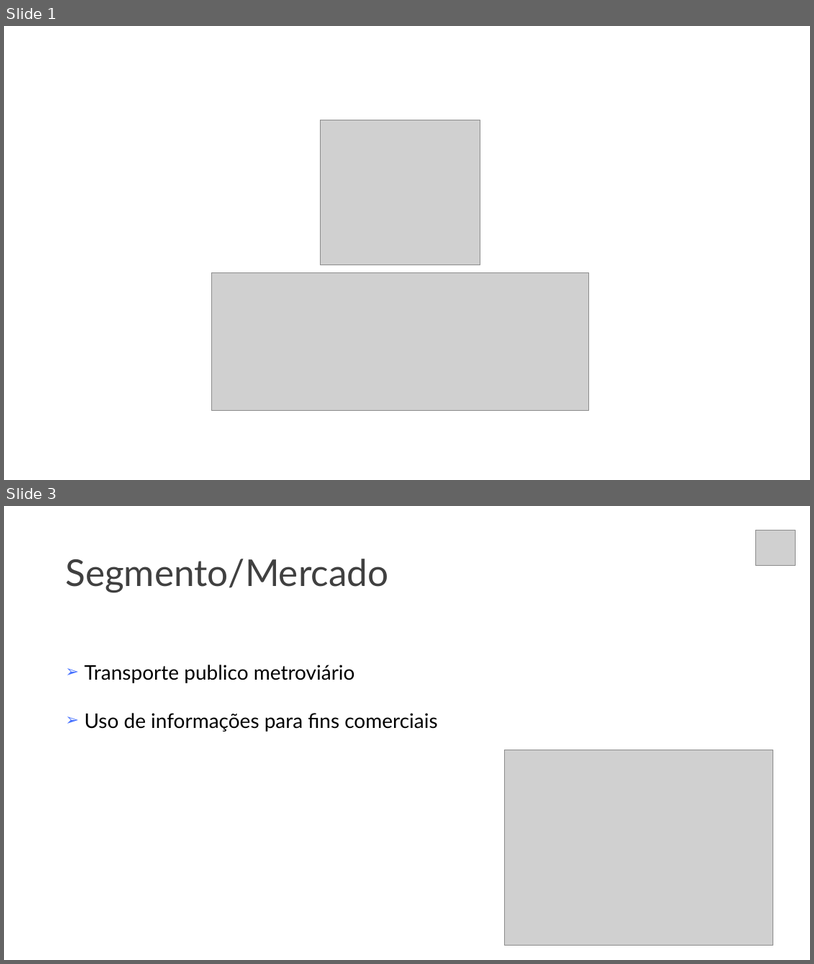
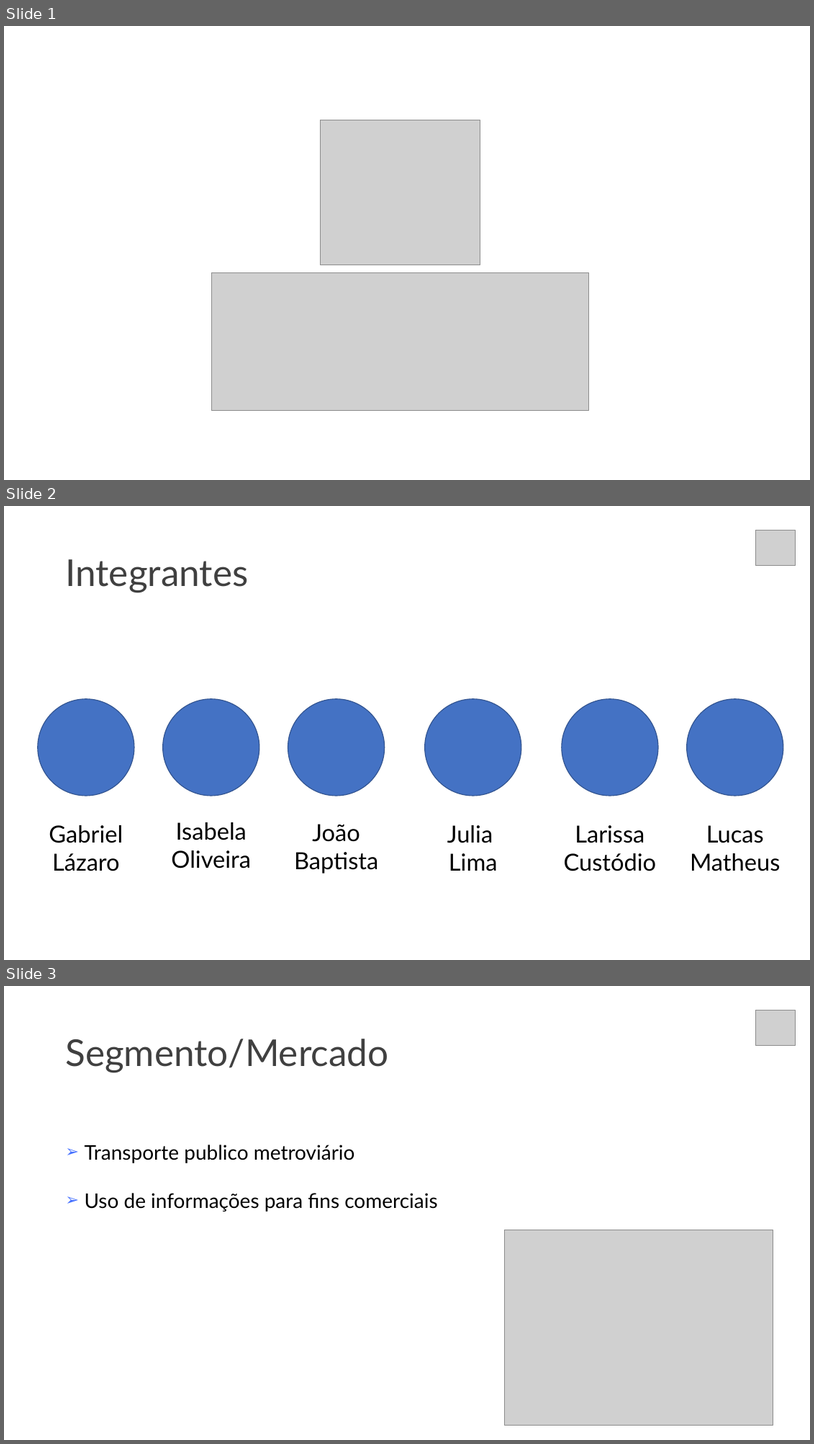
Before and after one commit to larissaSousa1998/segunda-sprint, a slide deck: Documentação/slide-synergy.pptx. Shown one above the other, each under a label of ours: slides 1 and 3 before the commit, slides 1, 2 and 3 after it; the slides between them are not shown. The pictures are 814x964 and 814x1444 pixels, drawn with LibreOffice and Linux fonts; fonts in the diff are those of the drawing; grey boxes stand for pictures. Boxes give left, top, right and bottom in pixels: in the first picture for what was removed or moved away, otherwise in the second. Text is boxed around its words. In the diff, an @@ line names an element or a change of style, - is before the commit and + after.

```diff
--- a/Documentação/slide-synergy.pptx
+++ b/Documentação/slide-synergy.pptx
@@ slide 2 added at [4, 506, 810, 960], background #FFFFFF @@
@@ picture added at [756, 530, 797, 566] @@
@@ title added at [65, 559, 248, 592], 44 pt, text #404040 @@
+Integrantes
@@ ellipse added at [38, 699, 134, 795], fill #4472C4, outline #325491 1 pt @@
@@ ellipse added at [163, 699, 260, 795], fill #4472C4, outline #325491 1 pt @@
@@ ellipse added at [288, 699, 385, 795], fill #4472C4, outline #325491 1 pt @@
@@ ellipse added at [425, 699, 522, 795], fill #4472C4, outline #325491 1 pt @@
@@ ellipse added at [562, 699, 658, 795], fill #4472C4, outline #325491 1 pt @@
@@ ellipse added at [687, 699, 784, 795], fill #4472C4, outline #325491 1 pt @@
@@ text added at [49, 825, 123, 871], 28 pt, text #000000 @@
+Gabriel Lázaro
@@ text added at [171, 822, 251, 868], 28 pt, text #000000 @@
+Isabela Oliveira
@@ text added at [294, 824, 378, 873], 28 pt, text #000000 @@
+João Baptista
@@ text added at [448, 825, 498, 871], 28 pt, text #000000 @@
+Julia
+Lima
@@ text added at [564, 825, 657, 871], 28 pt, text #000000 @@
+Larissa
+Custódio
@@ text added at [690, 825, 780, 871], 28 pt, text #000000 @@
+Lucas
+Matheus
```
Also in this commit, not shown: 1 slide changed, 4 other slides added, 3 slides removed, 2 other files.
